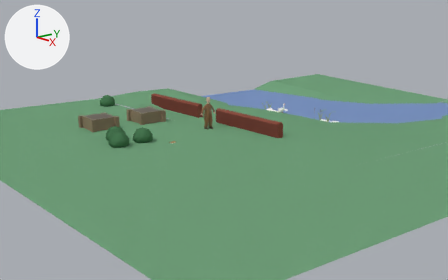
What one commit did to the Blender file assets/levels/garden.blend.
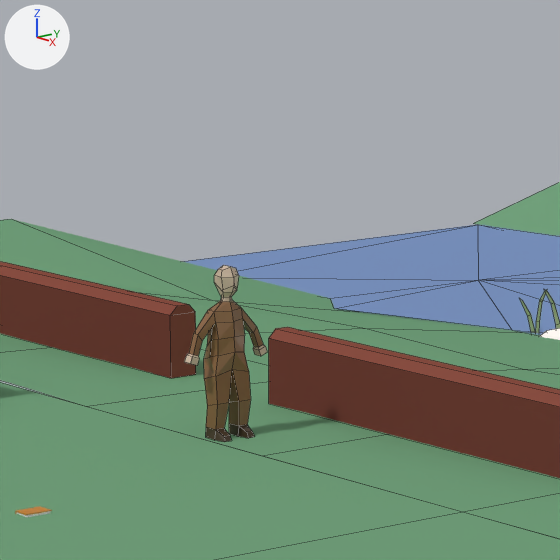
There are two pictures of each version: one from a camera (50 mm lens) standing at (46.5, -43.0, 22.1) and looking at (-32.0, 19.6, -1.7), one close up on the part from 37% to 60% of the width and 17% to 54% of the height. The lights are fixed; the arrows at upper left show +X, +Y and +Z. The close-ups show mesh edges as thin lines.

In view in the first close-up: 'GardenerCharacter', 'Ground', 'Ground.002', 'Ground.003', 'Ground.004', 'Ground.005', 'Wall.inst', 'Wall.inst.001', 'Water.001', 'Water.002'.
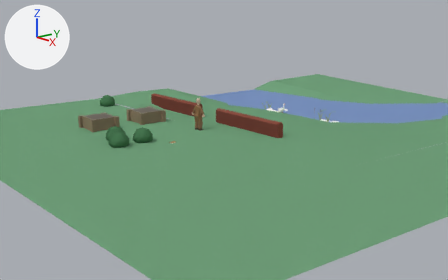
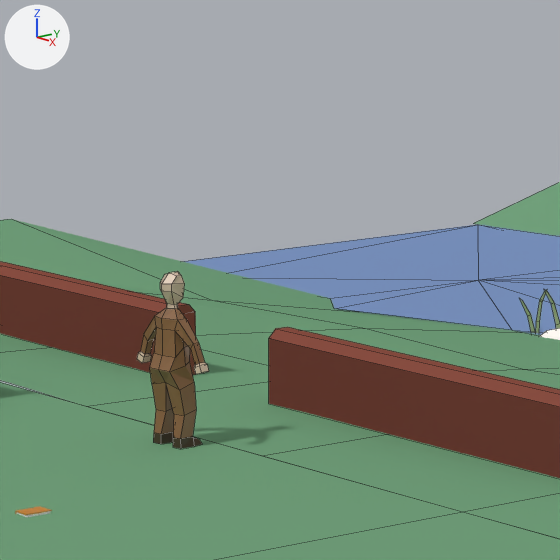
Commit message: change gardener position so he doesn't beyblade at the start of the game

Boxes [x1, y1, x2, y2] around the edits, measured in the close-ups (560 x 560 px):
'GardenerCharacter', moved, turned
    before: [184, 265, 267, 442]
    after: [137, 272, 209, 449]

The edits, one by one:
Object 'GardenerCharacter' (ob_gardenercharacter) moves from (-34.75, 18.43, 0.0) to (-34.75, 16.39, 0.0).
Object 'GardenerCharacter' (ob_gardenercharacter) turns from (0, 0, 0) to (0, 0, 95) degrees about x, y and z.
